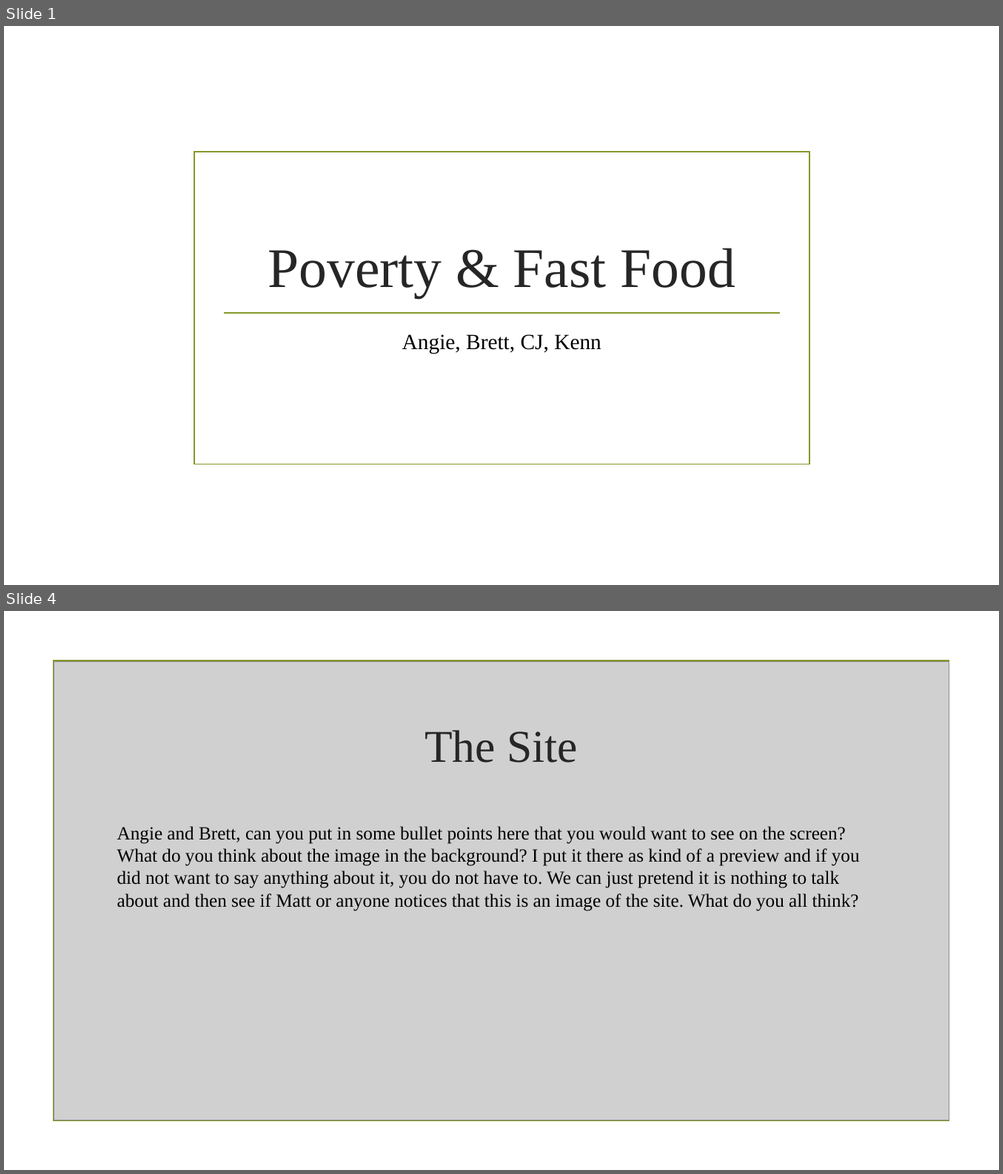
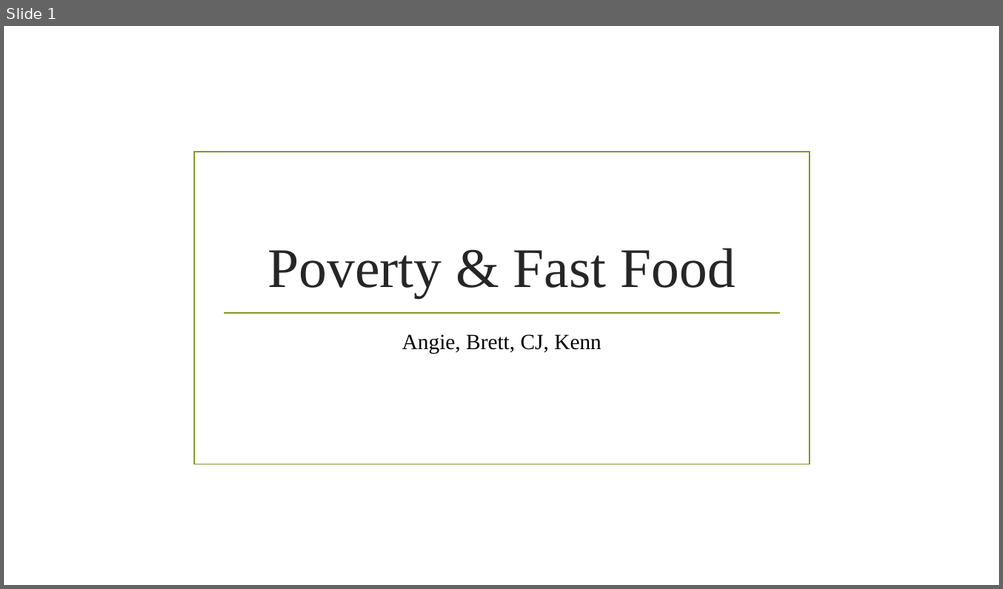
Before and after one commit to kennknisley/project_two, a slide deck: Poverty & Fast Food.pptx. Shown one above the other, each under a label of ours: slides 1 and 4 before the commit, slide 1 after it; the slides between them are not shown. The pictures are 1003x1174 and 1003x589 pixels, drawn with LibreOffice and Linux fonts; fonts in the diff are those of the drawing; grey boxes stand for pictures; background and template pictures are left out. Boxes give left, top, right and bottom in pixels: in the first picture for what was removed or moved away, otherwise in the second. Text is boxed around its words. In the diff, an @@ line names an element or a change of style, - is before the commit and + after.

```diff
--- a/Poverty & Fast Food.pptx
+++ b/Poverty & Fast Food.pptx
@@ slide 4 removed at [4, 611, 999, 1170], background picture (left out) @@
@@ rectangle removed at [54, 661, 948, 1122] @@
@@ picture removed at [54, 662, 949, 1121] @@
@@ title removed at [424, 730, 578, 763] @@
-The Site
@@ text removed at [117, 826, 859, 911] @@
-Angie and Brett, can you put in some bullet points here that you would want to see on the screen?
-What do you think about the image in the background? I put it there as kind of a preview and if you did not want to say anything about it, you do not have to. We can just pretend it is nothing to talk about and then see if Matt or anyone notices that this is an image of the site. What do you all think?
```
Also in this commit, not shown: 3 slides changed, 4 slides added, 8 other files.
